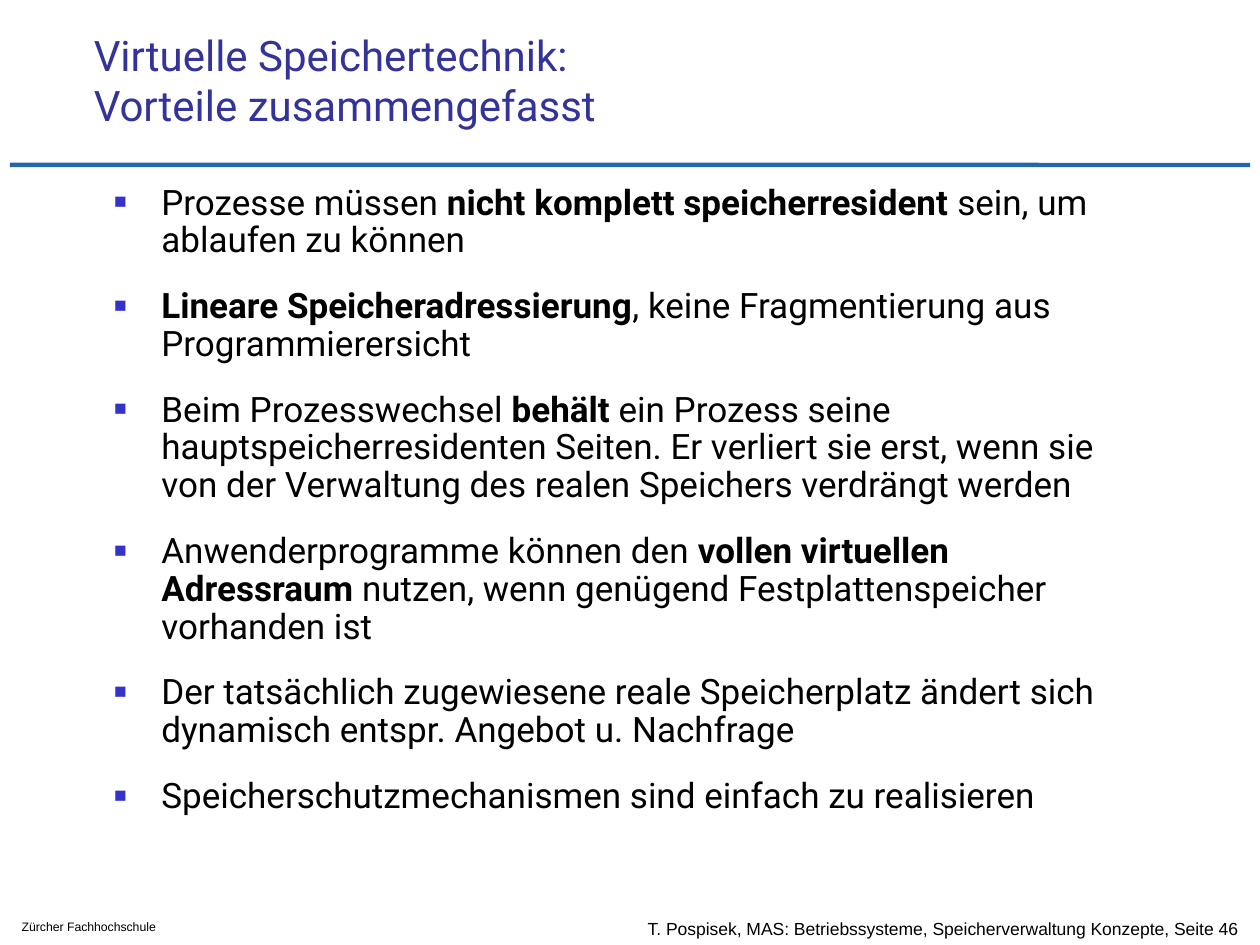
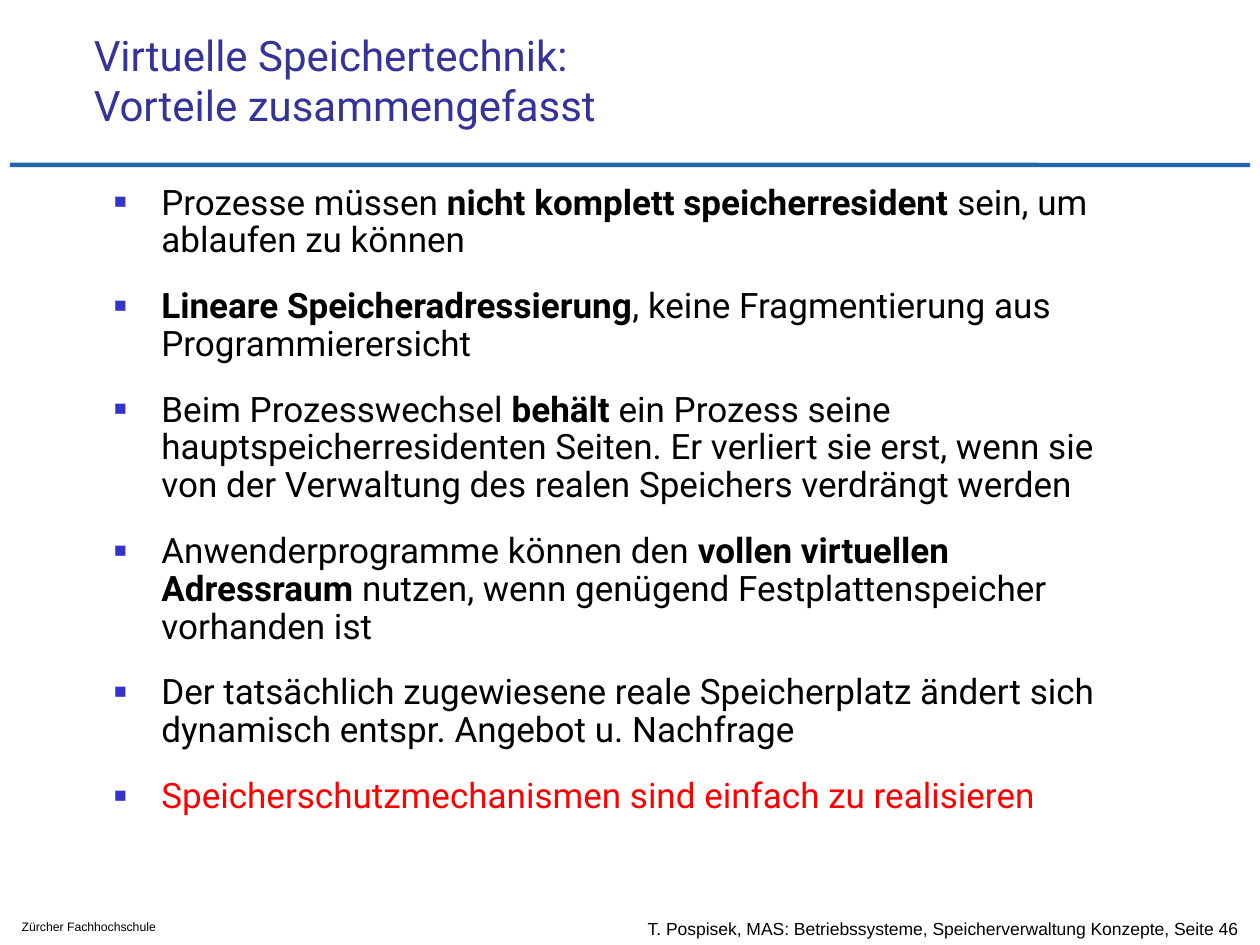
Before and after one commit to tpo/betriebssysteme, a slide deck: slide 46 of 10_Speicherverwaltung_Grundlegende_Konzepte.odp. Drawn at 1260x945 pixels with LibreOffice and Linux fonts; fonts in the diff are those of the drawing; background and template pictures are left out. Boxes give left, top, right and bottom in pixels: in the first picture for what was removed or moved away, otherwise in the second. Text is boxed around its words. In the diff, an @@ line names an element or a change of style, - is before the commit and + after.

```diff
--- a/10_Speicherverwaltung_Grundlegende_Konzepte.odp
+++ b/10_Speicherverwaltung_Grundlegende_Konzepte.odp
@@ text at box(161, 781, 1035, 815): text colour #000000 to #FF0000 in "Speicherschutzmechanismen sind einfach zu realisieren" @@
```
Also in this commit, not shown: 3 other slides changed.
